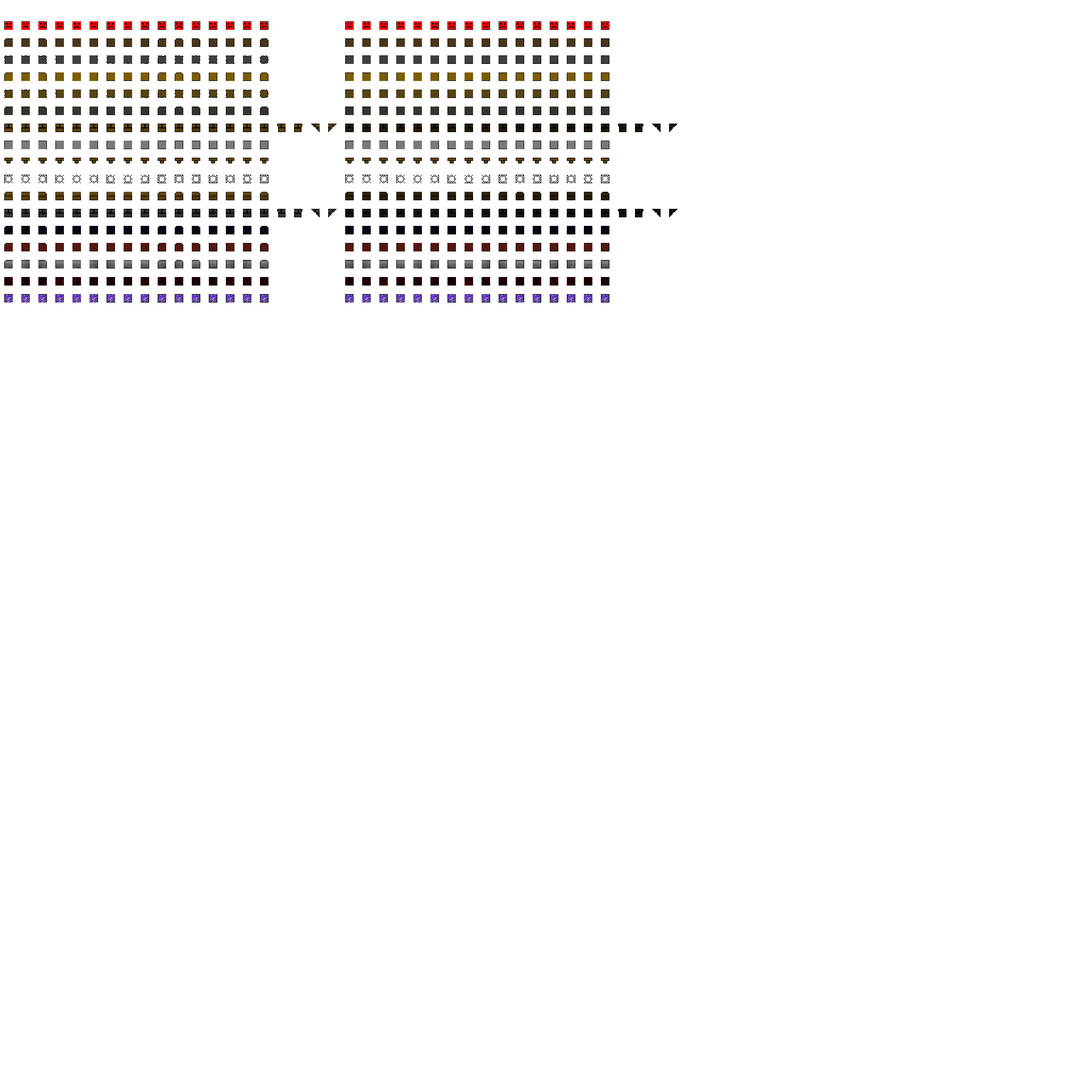
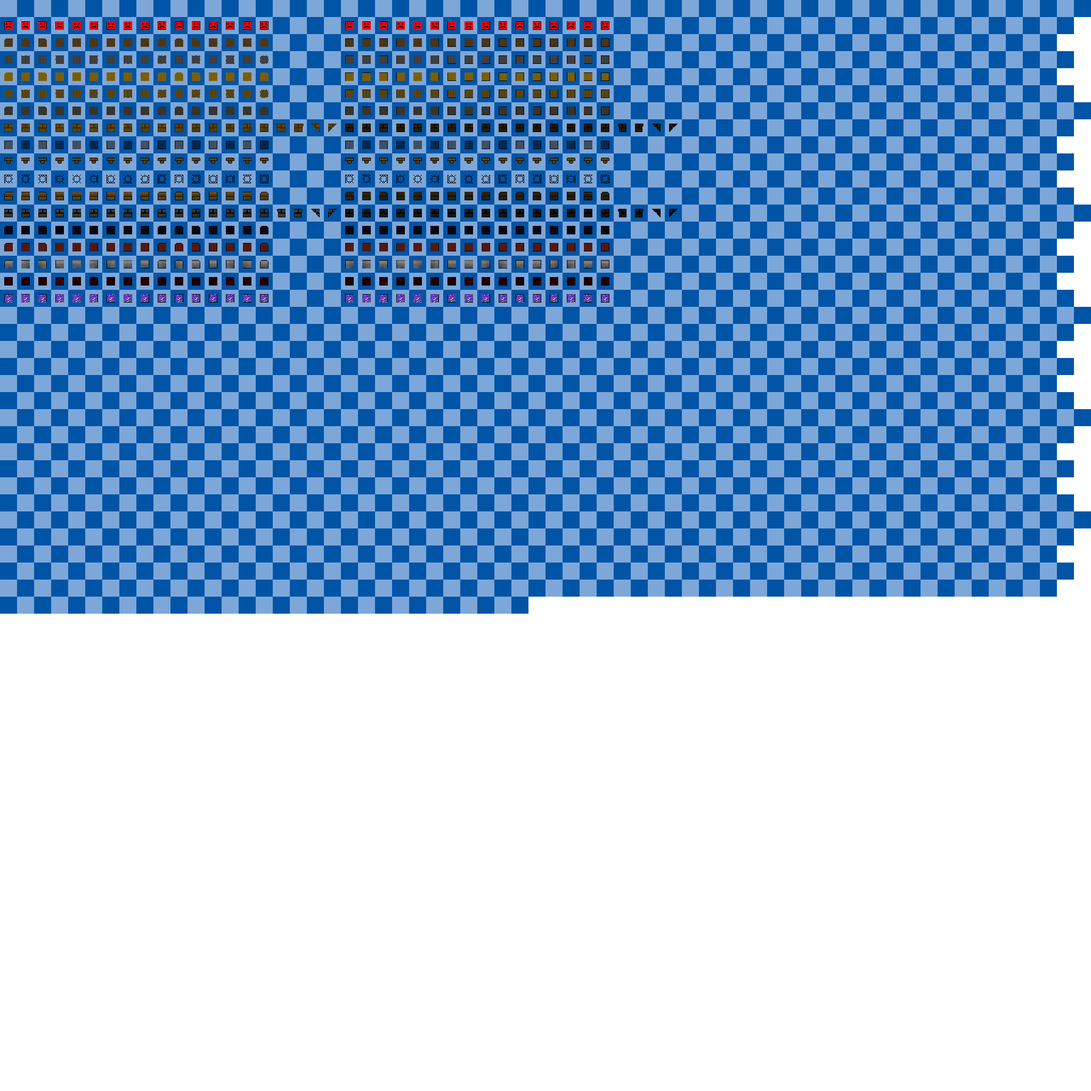
The second 1091px x 1091px image is a revision of the first. Changes to its layers:
painted on "Layer 4" over 4, 38, 678, 133
showed "Layer 1" over 0, 0, 1091, 614
